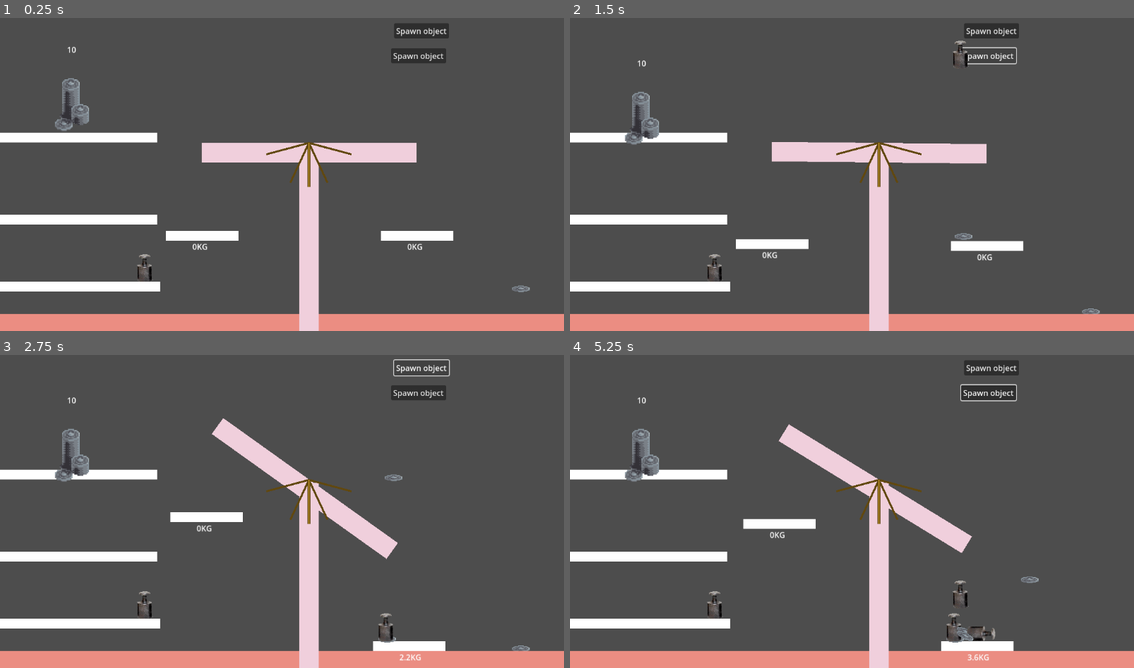
Above: before the commit, frames 1-4 (two rows, left to right).
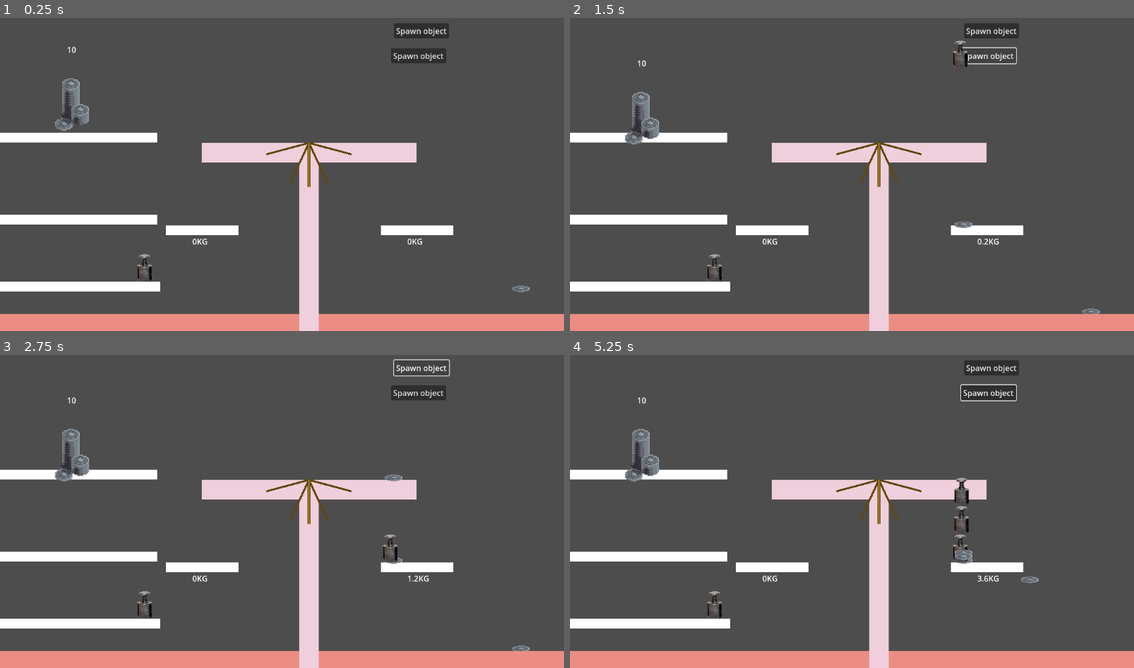
Above: after the commit, the same moments.

Repository: MancerDev/collabjam-prejam-trader
Game: Godot game, scene res://src/scenes/trade_scene/trade.tscn
Same seed, same stepped clock (60 frames per second), same inputs: the game is played once before the commit and once after it.
Inputs (mouse positions are in pixels of both pictures, inside the frame that each line leads up to):
- Up to frame 1 (0.25 s): no input
- Up to frame 2 (1.5 s): click "Spawn object" at 0.5 s; click "Spawn object" at 1.25 s
- Up to frame 3 (2.75 s): click "Spawn object" at 2 s
- Up to frame 4 (5.25 s): click "Spawn object" at 2.75 s; click "Spawn object" at 3.5 s; click "Spawn object" at 4.25 s; drag from (1088, 649) to (908, 439) at 5.02 s

The runs differ from the first frame. In frame 1, 1.0% of the frame differs, in the area x 29-81%, y 66-75%; in frame 2, 2.0%; in frame 3, 5.9%; in frame 4, 6.2%, in the area x 29-81%, y 22-98%.

Commit message:
Scale changes

Diff:
--- a/src/scenes/trade_scene/pickable/coin/coin.tscn
+++ b/src/scenes/trade_scene/pickable/coin/coin.tscn
@@ -4,6 +4,7 @@
 [ext_resource type="Texture2D" uid="uid://2l3u5uwh14hi" path="res://assets/draggable/coin/coin15.png" id="2_5yhnk"]
 
 [sub_resource type="PhysicsMaterial" id="PhysicsMaterial_68odj"]
+rough = true
 
 [sub_resource type="CapsuleShape2D" id="CapsuleShape2D_hkbcu"]
 radius = 4.0
@@ -15,6 +16,7 @@
 input_pickable = true
 mass = 0.2
 physics_material_override = SubResource("PhysicsMaterial_68odj")
+can_sleep = false
 freeze_mode = 1
 contact_monitor = true
 max_contacts_reported = 10
--- a/src/scenes/trade_scene/pickable/weight/weight.tscn
+++ b/src/scenes/trade_scene/pickable/weight/weight.tscn
@@ -16,6 +16,7 @@
 physics_material_override = SubResource("PhysicsMaterial_yyjhv")
 center_of_mass_mode = 1
 center_of_mass = Vector2(0, 5)
+can_sleep = false
 freeze_mode = 1
 contact_monitor = true
 max_contacts_reported = 10
--- a/src/scenes/trade_scene/scale/ScaleMeter.gd
+++ b/src/scenes/trade_scene/scale/ScaleMeter.gd
@@ -2,6 +2,10 @@
 
 
 func rotateArrow(angle):
-	$Arrow.rotation_degrees = angle;
+	var newAngle = (angle - $Arrow.rotation_degrees)/25
+	var addAngle = newAngle
+	$Arrow.rotation_degrees += addAngle;
+
+
 
 	pass
--- a/src/scenes/trade_scene/scale/scale.gd
+++ b/src/scenes/trade_scene/scale/scale.gd
@@ -1,12 +1,28 @@
 extends Node2D
+
+var scalePlatformSelf_position_saved;
+var scalePlatformOther_position_saved;
+
+func _ready():
+	scalePlatformSelf_position_saved = $ScalePlatformSelf.position
+	scalePlatformOther_position_saved = $ScalePlatformOther.position
+
 
 func _physics_process(delta):
 	var angle = 0;
-	var currentWeightComparison = $ScalePlatformSelf.weight - $ScalePlatformOther.weight
+	var currentWeightComparison = ($ScalePlatformSelf.weight+5) - ($ScalePlatformOther.weight+5)
+
 	if (!($ScalePlatformSelf.weight == 0) and !($ScalePlatformOther.weight == 0)):
 		if (currentWeightComparison > 0):
 			angle = ($ScalePlatformSelf.weight / $ScalePlatformOther.weight)*5
 		elif (currentWeightComparison < 0):
 			angle = ($ScalePlatformOther.weight / $ScalePlatformSelf.weight)*-5
+		var y_offset = angle;
+		set_up_platforms_height(y_offset*1.2)
+		$Control.rotateArrow(angle/2);
 
-	$Control.rotateArrow(angle);
+
+
+func set_up_platforms_height(y_offset):
+	$ScalePlatformSelf.slow_platform_movement(scalePlatformSelf_position_saved + Vector2(0, y_offset))
+	$ScalePlatformOther.slow_platform_movement(scalePlatformOther_position_saved + Vector2(0, -y_offset))
--- a/src/scenes/trade_scene/scale/scale.tscn
+++ b/src/scenes/trade_scene/scale/scale.tscn
@@ -12,9 +12,11 @@
 
 [node name="ScalePlatformSelf" parent="." instance=ExtResource("1_jnbmu")]
 position = Vector2(-292, 169)
+freeze = true
 
 [node name="ScalePlatformOther" parent="." instance=ExtResource("1_jnbmu")]
 position = Vector2(147, 169)
+freeze = true
 
 [node name="ScaleBeamVertical" parent="." instance=ExtResource("2_8ksth")]
 position = Vector2(-20, 6)
--- a/src/scenes/trade_scene/scale/scale_platform/scale_platform.gd
+++ b/src/scenes/trade_scene/scale/scale_platform/scale_platform.gd
@@ -4,3 +4,9 @@
 
 func _physics_process(delta):
 	weight = $Platform.weight;
+
+
+func slow_platform_movement(target_point):
+	var newPos = (target_point - position)/50
+	var addPos = newPos
+	position += addPos;
--- a/src/scenes/trade_scene/scale/scale_platform/scale_platform.tscn
+++ b/src/scenes/trade_scene/scale/scale_platform/scale_platform.tscn
@@ -41,6 +41,8 @@
 collision_layer = 3
 collision_mask = 3
 lock_rotation = true
+freeze = true
+freeze_mode = 1
 contact_monitor = true
 max_contacts_reported = 100
 script = ExtResource("2_a6err")
